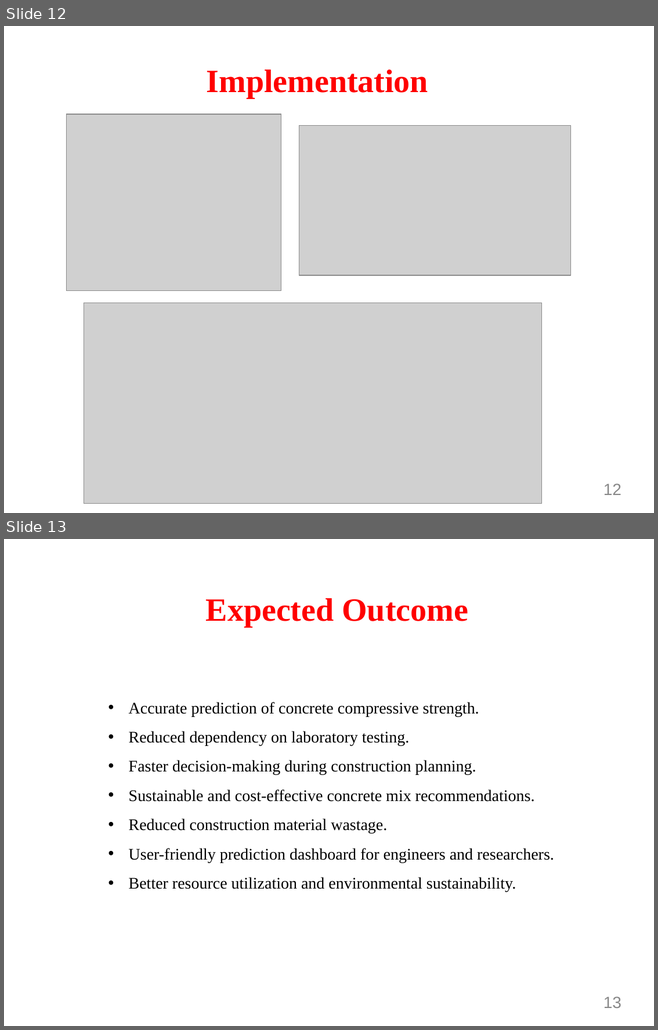
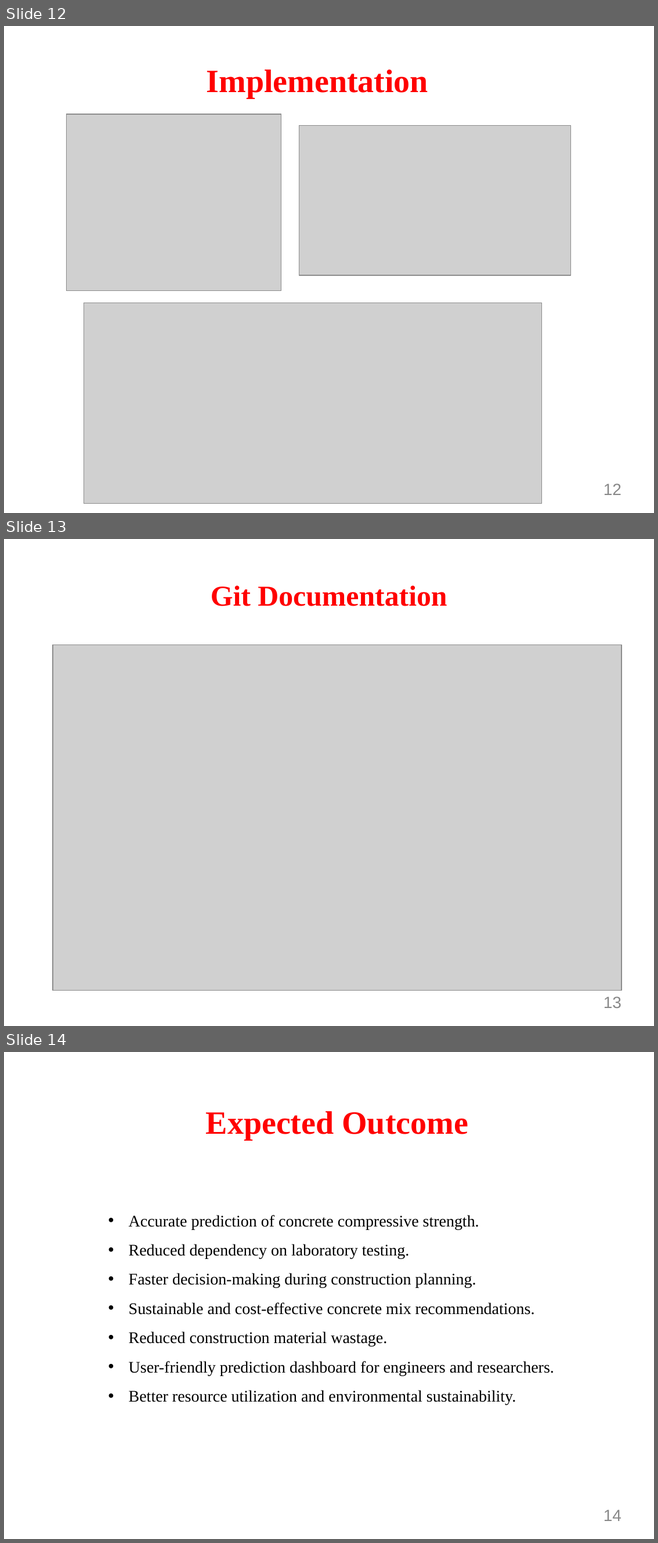
Before and after one commit to Nesha08RK/Concrete_Strength_Prediction, a slide deck: docs/Review1_Presentation.pptx. Shown one above the other, each under a label of ours: slides 12 and 13 before the commit, slides 12, 13 and 14 after it. The pictures are 658x1030 and 658x1543 pixels, drawn with LibreOffice and Linux fonts; fonts in the diff are those of the drawing; grey boxes stand for pictures; background and template pictures are left out. Boxes give left, top, right and bottom in pixels: in the first picture for what was removed or moved away, otherwise in the second. Text is boxed around its words. In the diff, an @@ line names an element or a change of style, - is before the commit and + after.

```diff
--- a/docs/Review1_Presentation.pptx
+++ b/docs/Review1_Presentation.pptx
@@ slide 13 added at (4,539,654,1026), background picture (left out) @@
@@ title added at (210,585,447,606), 32 pt, text #FF0000, bold @@
+Git Documentation
@@ picture added at (53,645,621,990) @@
@@ page number added at (603,997,621,1008), 18 pt, text #888888 @@
+13
@@ what was slide 13 is now slide 14 @@
@@ page number at (603,1510,621,1521): text changed @@
-13
+14
```
Also in this commit, not shown: 1 slide changed.
